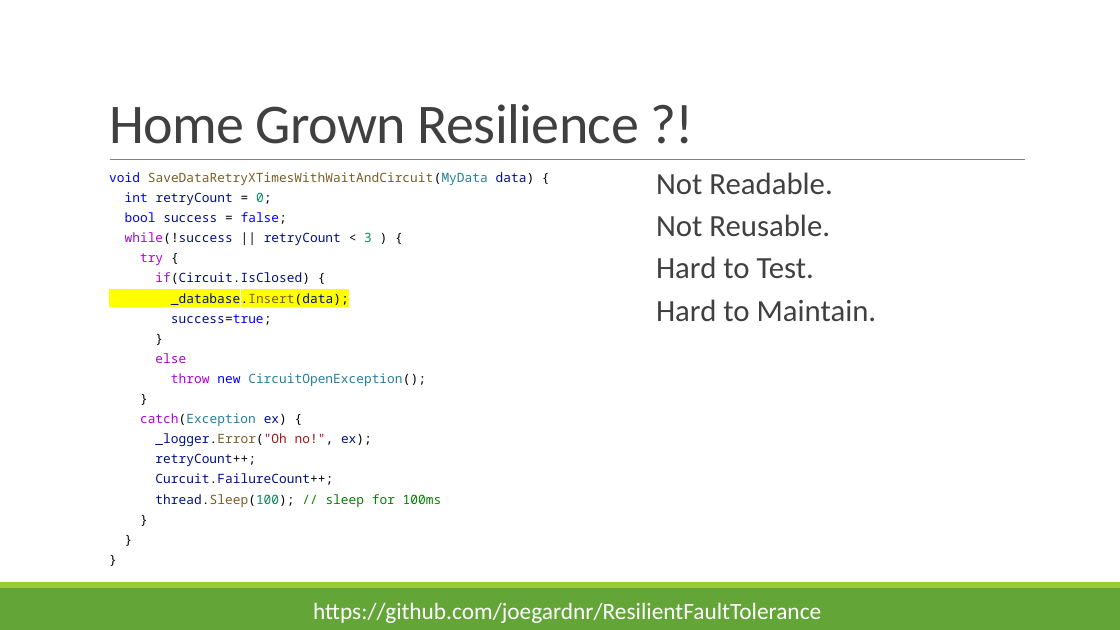
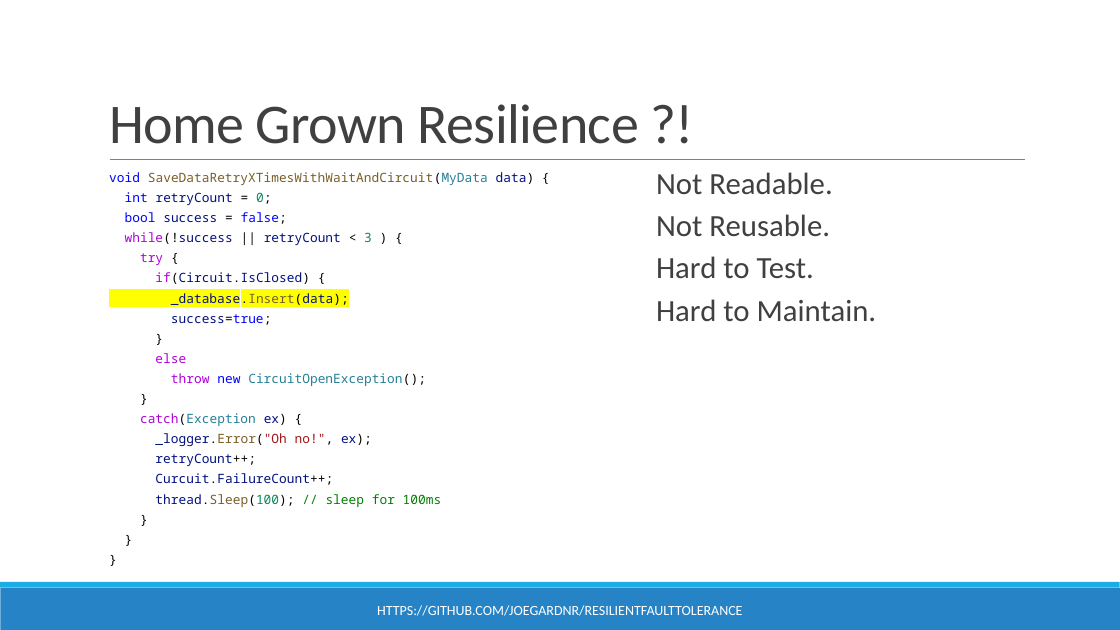
Before and after one commit to joegardnr/ResilientFaultTolerance, a slide deck: slide 5 of ResilientFaultTolerance.pptx. Drawn at 1120x630 pixels with LibreOffice and Linux fonts; fonts in the diff are those of the drawing. Boxes give left, top, right and bottom in pixels: in the first picture for what was removed or moved away, otherwise in the second. Text is boxed around its words. In the diff, an @@ line names an element or a change of style, - is before the commit and + after.

```diff
--- a/ResilientFaultTolerance.pptx
+++ b/ResilientFaultTolerance.pptx
@@ text "void SaveDataRetryXTimesWithWaitAndCircuit(MyData data) {" at box(109, 172, 535, 507): bullet colour #99CB38 to #1CADE4 @@
@@ rectangle at box(0, 588, 1120, 630): fill #63A537 to #2683C6 @@
@@ rectangle at box(0, 582, 1120, 588): fill #99CB38 to #1CADE4 @@
@@ text at box(377, 605, 742, 616): text changed; size 20 to 12 pt @@
-https://github.com/joegardnr/ResilientFaultTolerance
+HTTPS://GITHUB.COM/JOEGARDNR/RESILIENTFAULTTOLERANCE
```
Also in this commit, not shown: 19 other slides changed, 7 other files.
